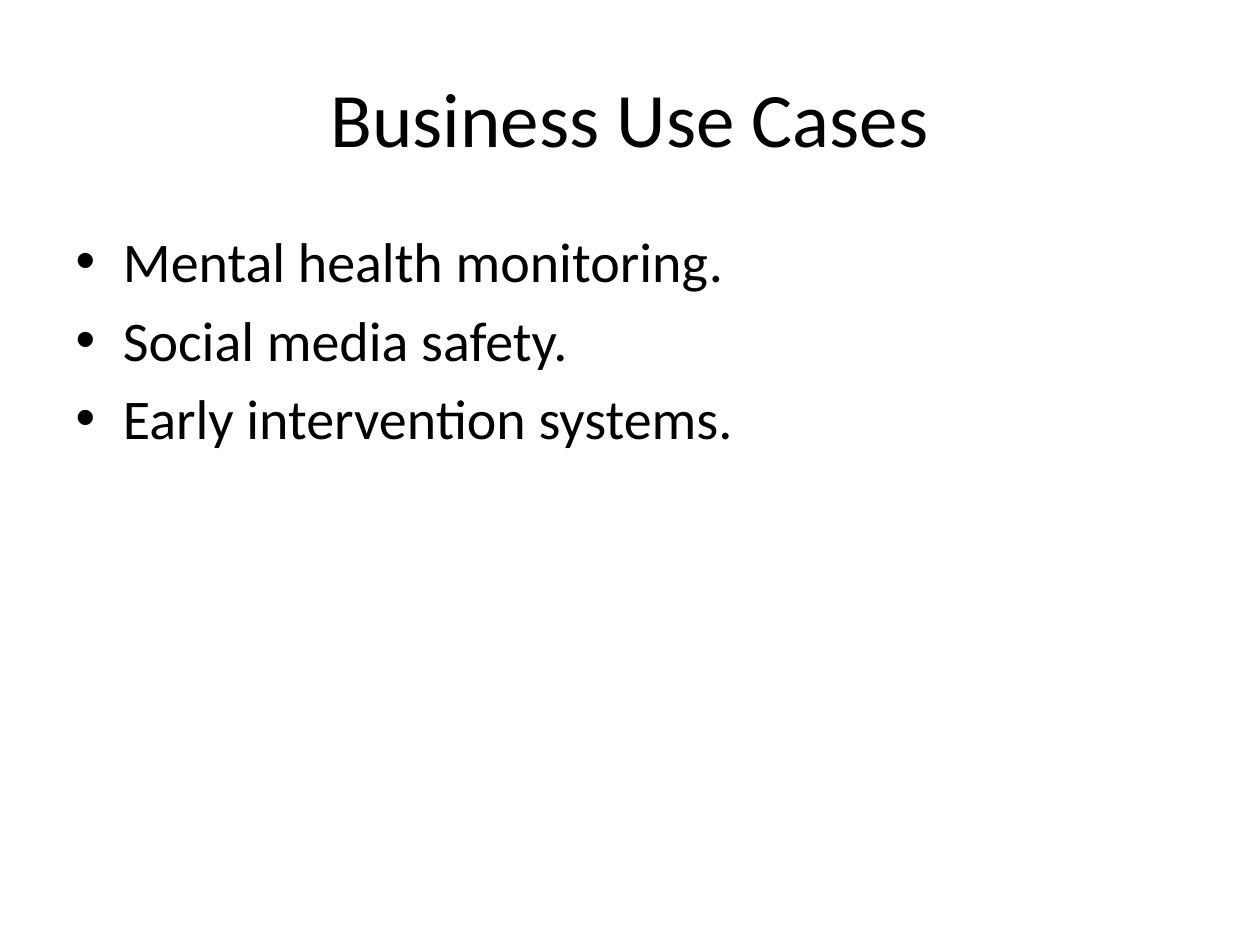
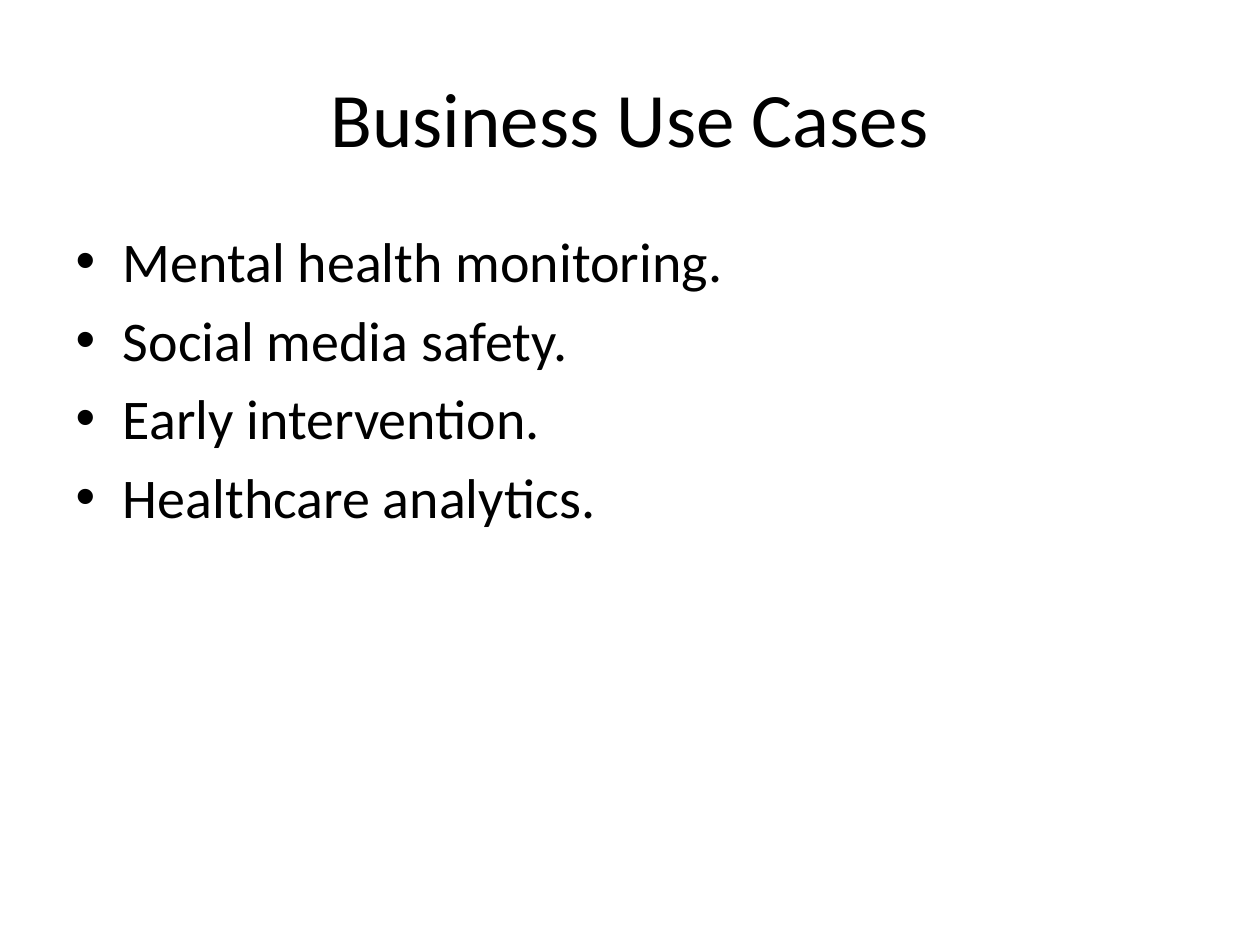
Before and after one commit to Keerthick2309/Suicidal-Detection-AI, a slide deck: slide 3 of Suicide_AI_Project_Presentation.pptx. Drawn at 1260x945 pixels with LibreOffice and Linux fonts; fonts in the diff are those of the drawing. Boxes give left, top, right and bottom in pixels: in the first picture for what was removed or moved away, otherwise in the second. Text is boxed around its words. In the diff, an @@ line names an element or a change of style, - is before the commit and + after.

```diff
--- a/Suicide_AI_Project_Presentation.pptx
+++ b/Suicide_AI_Project_Presentation.pptx
@@ text at bbox=[123, 400, 595, 527]: text changed @@
-• Early intervention systems.
+• Early intervention.
+• Healthcare analytics.
```
Also in this commit, not shown: 9 other slides changed, 2 slides added, 1 slide removed.
